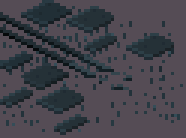
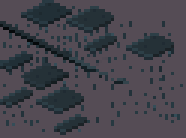
Revision of a layered 186 × 138 image; what changed, layer by layer:
painted on "Rail" over [0, 12, 132, 90]
